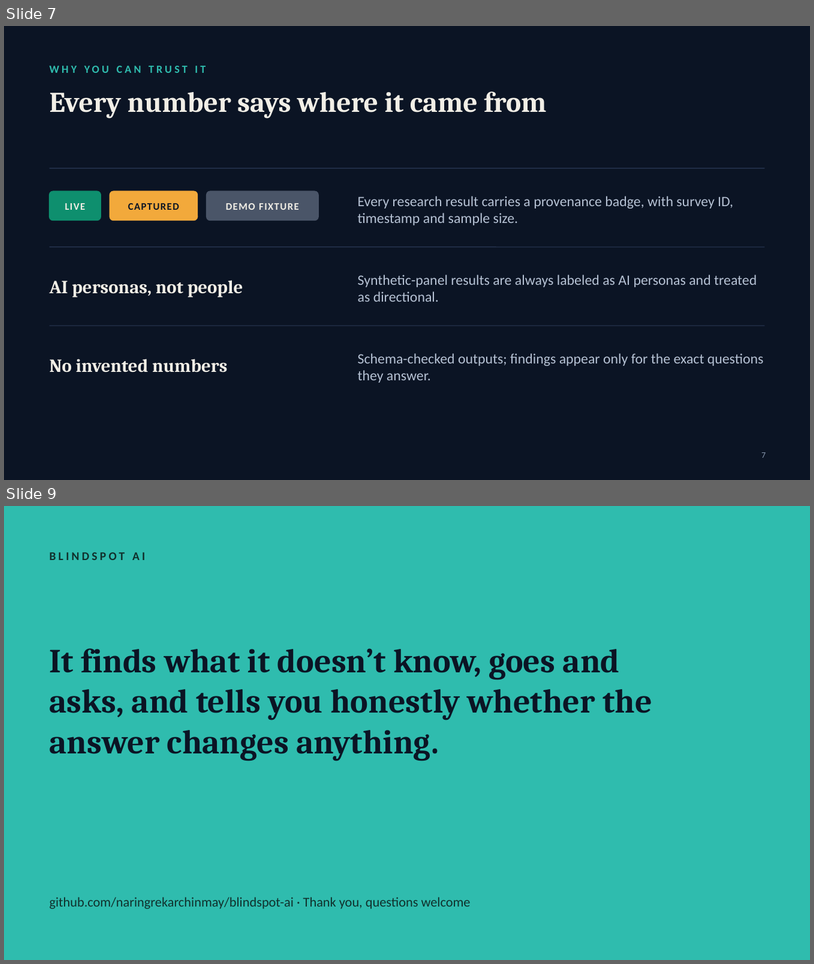
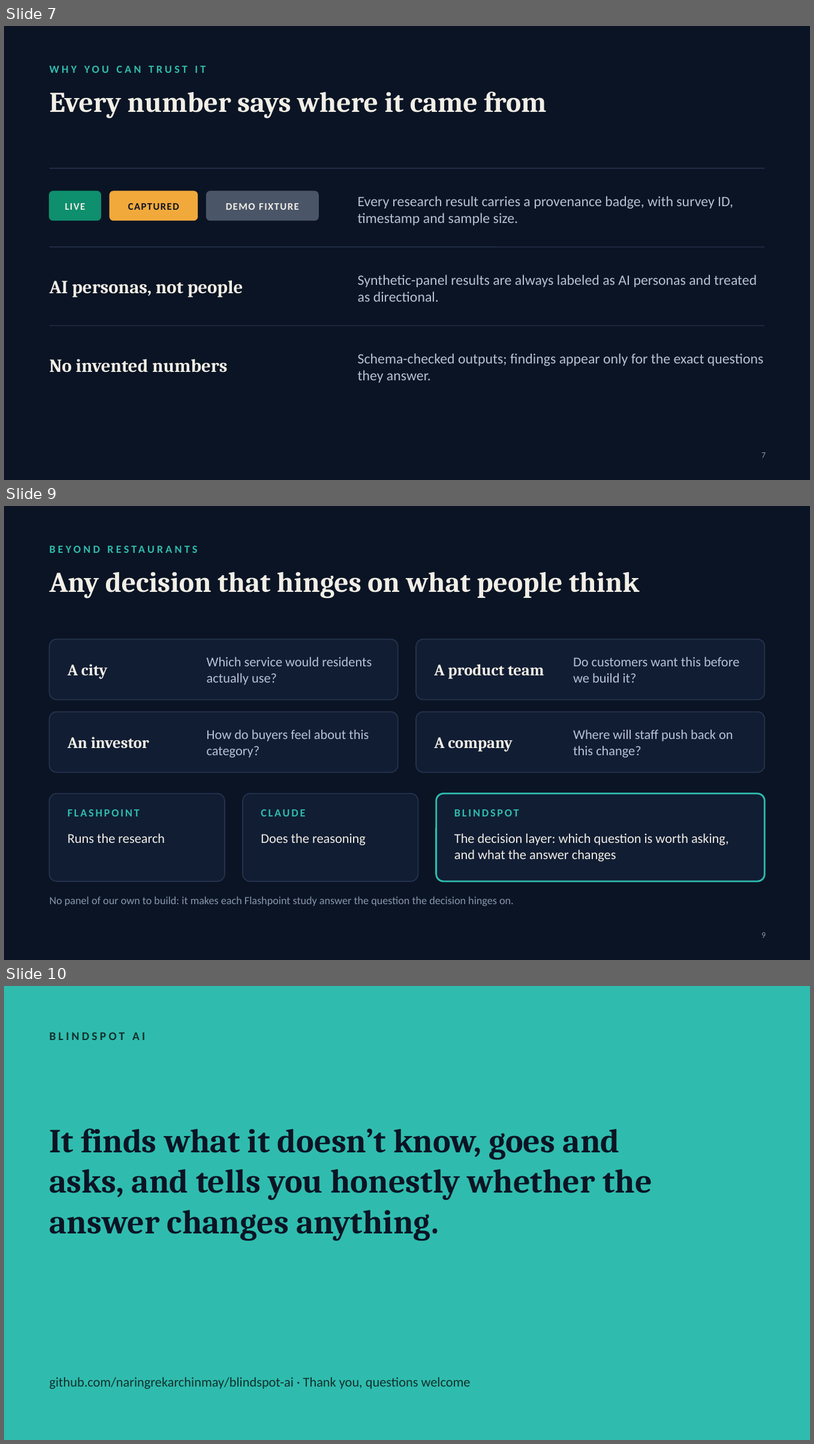
Before and after one commit to naringrekarchinmay/blindspot-ai, a slide deck: docs/presentation/BlindSpot-AI-pitch.pptx. Shown one above the other, each under a label of ours: slides 7 and 9 before the commit, slides 7, 9 and 10 after it; the slides between them are not shown. The pictures are 814x964 and 814x1444 pixels, drawn with LibreOffice and Linux fonts; fonts in the diff are those of the drawing. Boxes give left, top, right and bottom in pixels: in the first picture for what was removed or moved away, otherwise in the second. Text is boxed around its words. In the diff, an @@ line names an element or a change of style, - is before the commit and + after.

```diff
--- a/docs/presentation/BlindSpot-AI-pitch.pptx
+++ b/docs/presentation/BlindSpot-AI-pitch.pptx
@@ slide 9 added at (x1=4, y1=506, x2=810, y2=960), background #0B1424 @@
@@ text added at (x1=50, y1=542, x2=765, y2=564), 13 pt, text #2FBCAE, bold @@
+BEYOND RESTAURANTS
@@ title added at (x1=50, y1=572, x2=639, y2=598), 34 pt, text #F1EEE6, bold @@
+Any decision that hinges on what people think
@@ rounded rectangle added at (x1=50, y1=639, x2=398, y2=700), fill #111D33, outline #24324D 1.25 pt @@
@@ rounded rectangle added at (x1=417, y1=639, x2=765, y2=700), fill #111D33, outline #24324D 1.25 pt @@
@@ text added at (x1=68, y1=664, x2=108, y2=679), 19 pt, text #F1EEE6, bold @@
+A city
@@ text added at (x1=207, y1=657, x2=372, y2=685), 16 pt, text #B6C2D4 @@
+Which service would residents actually use?
@@ text added at (x1=434, y1=664, x2=545, y2=679), 19 pt, text #F1EEE6, bold @@
+A product team
@@ text added at (x1=573, y1=657, x2=740, y2=682), 16 pt, text #B6C2D4 @@
+Do customers want this before we build it?
@@ rounded rectangle added at (x1=50, y1=712, x2=398, y2=772), fill #111D33, outline #24324D 1.25 pt @@
@@ rounded rectangle added at (x1=417, y1=712, x2=765, y2=772), fill #111D33, outline #24324D 1.25 pt @@
@@ text added at (x1=68, y1=736, x2=149, y2=748), 19 pt, text #F1EEE6, bold @@
+An investor
@@ text added at (x1=207, y1=729, x2=369, y2=757), 16 pt, text #B6C2D4 @@
+How do buyers feel about this category?
@@ text added at (x1=434, y1=737, x2=513, y2=751), 19 pt, text #F1EEE6, bold @@
+A company
@@ text added at (x1=573, y1=729, x2=734, y2=757), 16 pt, text #B6C2D4 @@
+Where will staff push back on this change?
@@ rounded rectangle added at (x1=50, y1=793, x2=225, y2=881), fill #111D33, outline #24324D 1.25 pt @@
@@ rounded rectangle added at (x1=243, y1=793, x2=419, y2=881), fill #111D33, outline #24324D 1.25 pt @@
@@ rounded rectangle added at (x1=437, y1=793, x2=765, y2=881), fill #111D33, outline #2FBCAE 2 pt @@
@@ text added at (x1=68, y1=809, x2=140, y2=816), 13 pt, text #2FBCAE, bold @@
+FLASHPOINT
@@ text added at (x1=261, y1=809, x2=305, y2=816), 13 pt, text #2FBCAE, bold @@
+CLAUDE
@@ text added at (x1=455, y1=809, x2=519, y2=816), 13 pt, text #2FBCAE, bold @@
+BLINDSPOT
@@ text added at (x1=68, y1=833, x2=165, y2=843), 16 pt, text #F1EEE6 @@
+Runs the research
@@ text added at (x1=261, y1=833, x2=366, y2=845), 16 pt, text #F1EEE6 @@
+Does the reasoning
@@ text added at (x1=455, y1=833, x2=729, y2=861), 16 pt, text #F1EEE6 @@
+The decision layer: which question is worth asking, and what the answer changes
@@ text added at (x1=50, y1=896, x2=514, y2=906), 13 pt, text #8796AD @@
+No panel of our own to build: it makes each Flashpoint study answer the question the decision hinges on.
@@ page number added at (x1=762, y1=932, x2=766, y2=937), 10 pt, text #8796AD @@
+9
@@ what was slide 9 is now slide 10 @@
```
Also in this commit, not shown: 3 slides changed, 9 other files.
